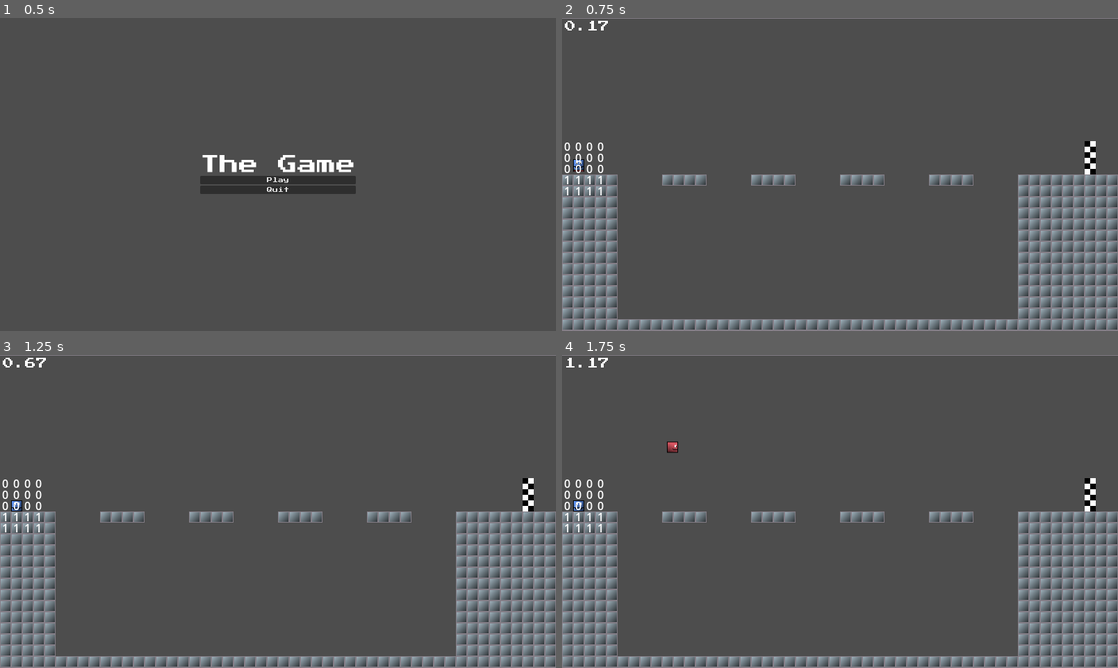
Above: before the commit, frames 1-4 (two rows, left to right).
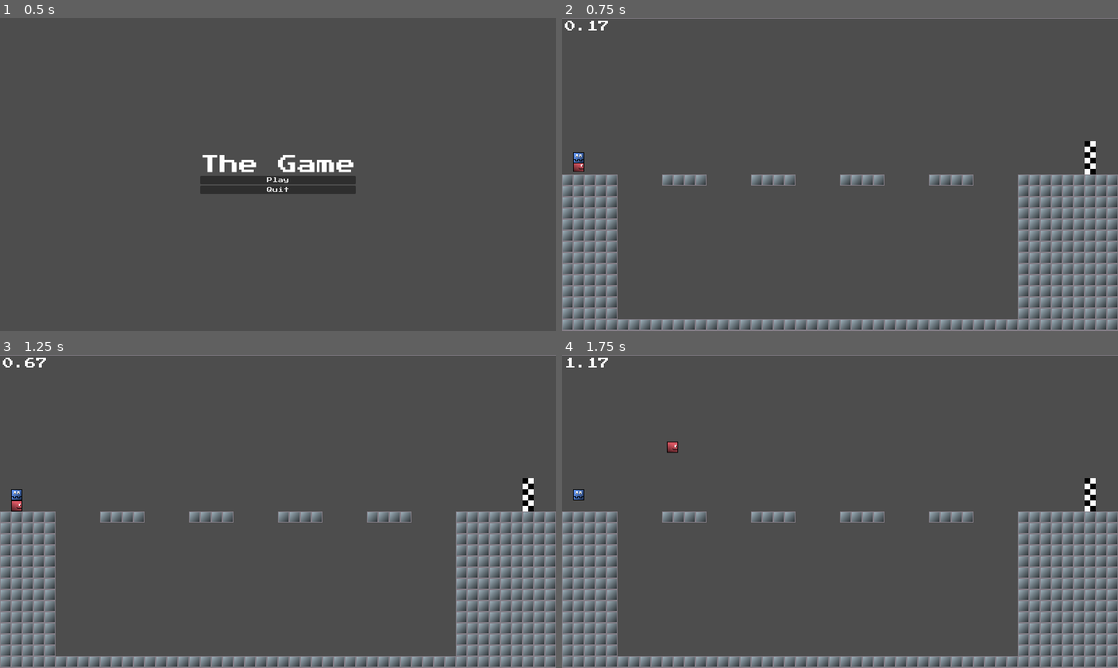
Above: after the commit, the same moments.

Repository: mdawso/dissertation
Game: Godot game, scene res://scenes/main.tscn
The game is run twice, just before and just after one commit, with the same random seed, the same clock (stepped at 60 frames per second) and the same inputs.
Inputs:
- Up to frame 1 (0.5 s): no input
- Up to frame 2 (0.75 s): click "Play" at 0.5 s
- Up to frame 3 (1.25 s): no input
- Up to frame 4 (1.75 s): hold Right (right) from 1.28 s (still down); tap Space (jump) at 1.35, 1.52 s

Frame 1 is identical in both runs. In frame 2, 0.4% of the frame differs, in the area x 0-8%, y 39-57%; in frame 3, 0.4%; in frame 4, 0.4%.

Commit message:
i hate this so much

Diff:
--- /dev/null
+++ b/scenes/ai_player_v2.tscn
@@ -0,0 +1,55 @@
+[gd_scene load_steps=4 format=3 uid="uid://d1iblasl6sjrv"]
+
+[ext_resource type="Script" path="res://scripts/ai_player_v2.gd" id="1_hnukh"]
+[ext_resource type="Texture2D" uid="uid://cxejwu8sns1h2" path="res://assets/ai_player.png" id="2_n166e"]
+
+[sub_resource type="RectangleShape2D" id="RectangleShape2D_dr2ca"]
+size = Vector2(16, 16)
+
+[node name="AIPlayerV2" type="CharacterBody2D"]
+collision_layer = 8
+collision_mask = 21
+script = ExtResource("1_hnukh")
+
+[node name="CollisionShape2D" type="CollisionShape2D" parent="."]
+shape = SubResource("RectangleShape2D_dr2ca")
+
+[node name="Sprite2D" type="Sprite2D" parent="."]
+texture = ExtResource("2_n166e")
+
+[node name="FinishLineRaycast" type="RayCast2D" parent="."]
+unique_name_in_owner = true
+target_position = Vector2(50, -50)
+
+[node name="DEBUG_FinishLineVector" type="Line2D" parent="FinishLineRaycast"]
+unique_name_in_owner = true
+visible = false
+points = PackedVector2Array(0, 0, 0, 0)
+width = 2.0
+
+[node name="DEBUG_FinishLineVectorLengthLabel" type="Label" parent="FinishLineRaycast/DEBUG_FinishLineVector"]
+unique_name_in_owner = true
+visible = false
+offset_right = 40.0
+offset_bottom = 23.0
+horizontal_alignment = 1
+
+[node name="DEBUG_VisibleTileLabels" type="Node2D" parent="."]
+unique_name_in_owner = true
+top_level = true
+
+[node name="DEBUG_CanvasLayer" type="CanvasLayer" parent="."]
+visible = false
+
+[node name="DEBUG_StateLabel" type="Label" parent="DEBUG_CanvasLayer"]
+unique_name_in_owner = true
+visible = false
+anchors_preset = 5
+anchor_left = 0.5
+anchor_right = 0.5
+offset_left = -40.5
+offset_right = 40.5
+offset_bottom = 23.0
+grow_horizontal = 2
+size_flags_horizontal = 0
+text = "state label"
--- a/scenes/ai_spawn.tscn
+++ b/scenes/ai_spawn.tscn
@@ -3,7 +3,7 @@
 [sub_resource type="GDScript" id="GDScript_qp51r"]
 script/source = "extends Node2D
 
-const AI_PLAYER = preload(\"res://scenes/ai_player.tscn\")
+const AI_PLAYER = preload(\"res://scenes/ai_player_v2.tscn\")
 
 # Called when the node enters the scene tree for the first time.
 func _ready() -> void:
--- a/scripts/ai_player.gd
+++ b/scripts/ai_player.gd
@@ -33,7 +33,7 @@
 	if peer.get_status() == 2: # 2 is status connected
 		print("%s Connected" % [self])
 		var setupData : Dictionary = {"numOfObservations":numOfObservations, "numOfActions": 5}
-		peer.put_data(JSON.stringify(setupData).to_ascii_buffer())
+		peer.put_data(JSON.stringify(setupData).to_utf8_buffer())
 
 func _physics_process(delta: float) -> void:
 
@@ -96,14 +96,21 @@
 				debug_finish_line_vector_length_label.position = vecToFinishLine/2 + Vector2(0,-30)
 				debug_finish_line_vector_length_label.text = str(vecToFinishLine.length())
 
-		var gatheredDataDict : Dictionary = {"visibleTiles": visibleTiles, "distToFinishLine": distToFinishLine, "finishLineVisible": finishLineVisible}
+		var gatheredDataDict : Dictionary = {"visibleTiles": visibleTiles}
 		dataToSend = JSON.stringify(gatheredDataDict)
 
 	peer.poll()
 
 	if peer.get_status() == 2:
 
+		var ack = peer.get_string(3)
+		print(ack)
+
+		peer.poll()
+
 		peer.put_data(dataToSend.to_ascii_buffer())
+
+		peer.poll()
 
 		# recieve data from python and process it
 
--- /dev/null
+++ b/scripts/ai_player_v2.gd
@@ -0,0 +1,168 @@
+extends CharacterBody2D
+
+var peer : StreamPeerTCP
+const TCP_IP : String = "127.0.0.1"
+const TCP_PORT : int = 9876
+
+const SPEED = 300.0
+const JUMP_VELOCITY = -400.0
+
+const SIGHT_RANGE : int = 2
+var numOfObservations : int = (2*SIGHT_RANGE+1)**2
+
+const observing : bool = true # bool to toggle all data gathering for model, debug
+
+@onready var finish_line_raycast: RayCast2D = %FinishLineRaycast
+
+@onready var debug_finish_line_vector: Line2D = %DEBUG_FinishLineVector
+@onready var debug_finish_line_vector_length_label: Label = %DEBUG_FinishLineVectorLengthLabel
+@onready var debug_state_label: Label = %DEBUG_StateLabel
+@onready var debug_visible_tile_labels: Node2D = %DEBUG_VisibleTileLabels
+
+var spawnPosition : Vector2
+
+var packet : String
+
+func dict_to_string(dict : Dictionary) -> String:
+	return JSON.stringify(dict)
+
+func string_to_dict(string : String) -> Dictionary:
+	return JSON.parse_string(string)
+
+# observe to return dictionary of all the tiles the player can see
+func observe() -> Dictionary:
+
+	# gather data
+
+	var visibleTiles : Dictionary = {}
+
+	if debug_visible_tile_labels.visible:
+		for n in debug_visible_tile_labels.get_children():
+			debug_visible_tile_labels.remove_child(n)
+			n.queue_free()
+
+	if Globals.Map:
+
+		var playerPosOnMap : Vector2 = Globals.Map.local_to_map(position)
+
+		for x in range(playerPosOnMap.x - SIGHT_RANGE, playerPosOnMap.x + SIGHT_RANGE + 1): # +1 because the max is exclusive
+			for y in range(playerPosOnMap.y - SIGHT_RANGE, playerPosOnMap.y + SIGHT_RANGE + 1):
+
+				var coordinates : Vector2 = Vector2i(x,y)
+				var cellTileData : TileData = Globals.Map.get_cell_tile_data(coordinates)
+
+				if cellTileData:
+					if cellTileData.get_collision_polygons_count(0) > 0:
+						var lenOfVecToTile : float = (Globals.Map.map_to_local(coordinates) - self.position).length()
+						visibleTiles[coordinates] = lenOfVecToTile
+				else:
+					visibleTiles[coordinates] = false
+
+				if debug_visible_tile_labels.visible:
+					var newLabel : Label = Label.new()
+					newLabel.horizontal_alignment = HORIZONTAL_ALIGNMENT_CENTER
+					newLabel.vertical_alignment = VERTICAL_ALIGNMENT_CENTER
+					newLabel.position = Globals.Map.map_to_local(coordinates) + Vector2(-5,-12.5) # this is added to line the numbers up to the centres of the tiles
+					newLabel.text = str(1 if visibleTiles[coordinates] else 0)
+					debug_visible_tile_labels.add_child(newLabel)
+
+	var returnData : Dictionary = {"type" : "observation", "observation" : visibleTiles}
+	return returnData
+
+# action to act on data send back by model
+func action(delta : float, data : Dictionary) -> void:
+
+	# apply gravity
+	if not is_on_floor():
+		velocity += get_gravity() * delta
+
+	if debug_state_label.visible:
+		debug_state_label.text = "action: "+ data.action
+
+	if data.action == "left":
+		velocity.x = -SPEED
+	elif data.action == "right":
+		velocity.x = SPEED
+	elif data.action == "jump" and is_on_floor():
+		velocity.y = JUMP_VELOCITY
+
+	move_and_slide()
+
+# reward to reward the model
+func reward() -> int:
+
+	var distToFinishLine : float = INF
+	var finishLineVisible : bool = false
+	var r : int = 0
+
+	if Globals.FinishLine:
+
+			var vecToFinishLine : Vector2 = Globals.FinishLine.global_position - self.global_position
+			finish_line_raycast.set_target_position(vecToFinishLine)
+			distToFinishLine = vecToFinishLine.length()
+			finishLineVisible = not finish_line_raycast.is_colliding()
+
+			if debug_finish_line_vector.visible:
+				debug_finish_line_vector.points[1] = vecToFinishLine
+				debug_finish_line_vector.default_color = Color.GREEN if finishLineVisible else Color.RED
+
+			if debug_finish_line_vector_length_label.visible:
+				debug_finish_line_vector_length_label.position = vecToFinishLine/2 + Vector2(0,-30)
+				debug_finish_line_vector_length_label.text = str(vecToFinishLine.length())
+
+	return r
+
+func reset() -> void:
+	self.global_position = spawnPosition
+
+func _ready() -> void:
+	Globals.AIPlayer = self
+	spawnPosition = self.global_position
+	peer = StreamPeerTCP.new()
+	peer.connect_to_host(TCP_IP,TCP_PORT)
+	peer.set_no_delay(true)
+	peer.poll()
+	if peer.get_status() == 2: # 2 is status connected
+		print("%s Connected" % [self])
+		var setupData : Dictionary = {"type": "init", "numOfObservations":numOfObservations, "numOfActions": 5}
+		peer.put_data(JSON.stringify(setupData).to_utf8_buffer())
+
+func _process(delta : float) -> void:
+
+	peer.poll()
+	if peer.get_status() == peer.STATUS_CONNECTED:
+		var a_bytes = peer.get_available_bytes()
+		if a_bytes > 0:
+			packet = peer.get_utf8_string(a_bytes)
+			var packetJSON = JSON.parse_string(packet)
+
+
+
+
+
+func _physics_process(delta : float) -> void:
+	pass
+	peer.poll()
+	if peer.get_status() == peer.STATUS_CONNECTED:
+		var a_bytes = peer.get_available_bytes()
+		if a_bytes > 0:
+			packet = peer.get_utf8_string(a_bytes)
+			var packetJSON = JSON.parse_string(packet)
+
+			if packetJSON:
+
+				if packetJSON["type"] == "action":
+					action(delta, packetJSON)
+
+				if packetJSON["type"] == "observe_request":
+					var visible_tiles = observe()
+					visible_tiles = JSON.stringify(visible_tiles)
+					peer.put_data(visible_tiles.to_utf8_buffer())
+
+				if packetJSON["type"] == "reward_request":
+					var r = reward()
+					var rewardDict = {"type": "reward", "reward": r}
+					rewardDict = JSON.stringify(rewardDict)
+					peer.put_data(rewardDict.to_utf8_buffer())
+
+				peer.put_data("ack".to_utf8_buffer())
Not shown, added: python/.devcontainer/devcontainer.json
Not shown, changed: python/server.ipynb
